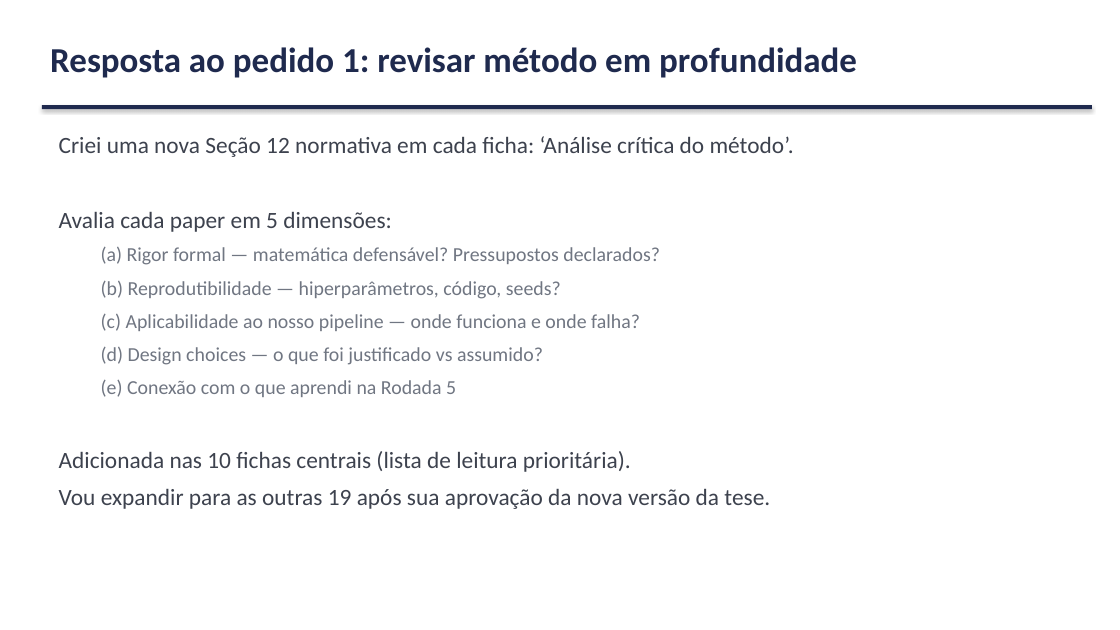
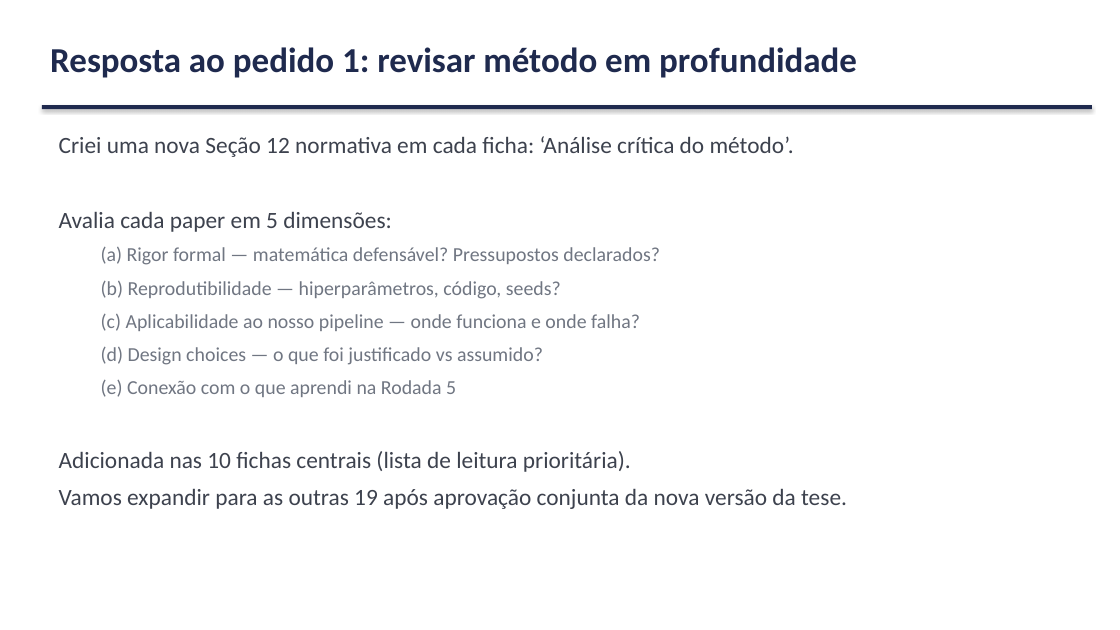
Before and after one commit to marcellozzetti/Facial-Recognition-Models-Mitigating-Bias, a slide deck: slide 9 of docs/ativo/material_reuniao_orientador_v3.2.1.pptx. Drawn at 1120x630 pixels with LibreOffice and Linux fonts; fonts in the diff are those of the drawing. Boxes give left, top, right and bottom in pixels: in the first picture for what was removed or moved away, otherwise in the second. Text is boxed around its words. In the diff, an @@ line names an element or a change of style, - is before the commit and + after.

```diff
--- a/docs/ativo/material_reuniao_orientador_v3.2.1.pptx
+++ b/docs/ativo/material_reuniao_orientador_v3.2.1.pptx
@@ text at (x1=59, y1=489, x2=847, y2=509): text changed @@
-Vou expandir para as outras 19 após sua aprovação da nova versão da tese.
+Vamos expandir para as outras 19 após aprovação conjunta da nova versão da tese.
```
Also in this commit, not shown: 5 other slides changed, 1 other file.
